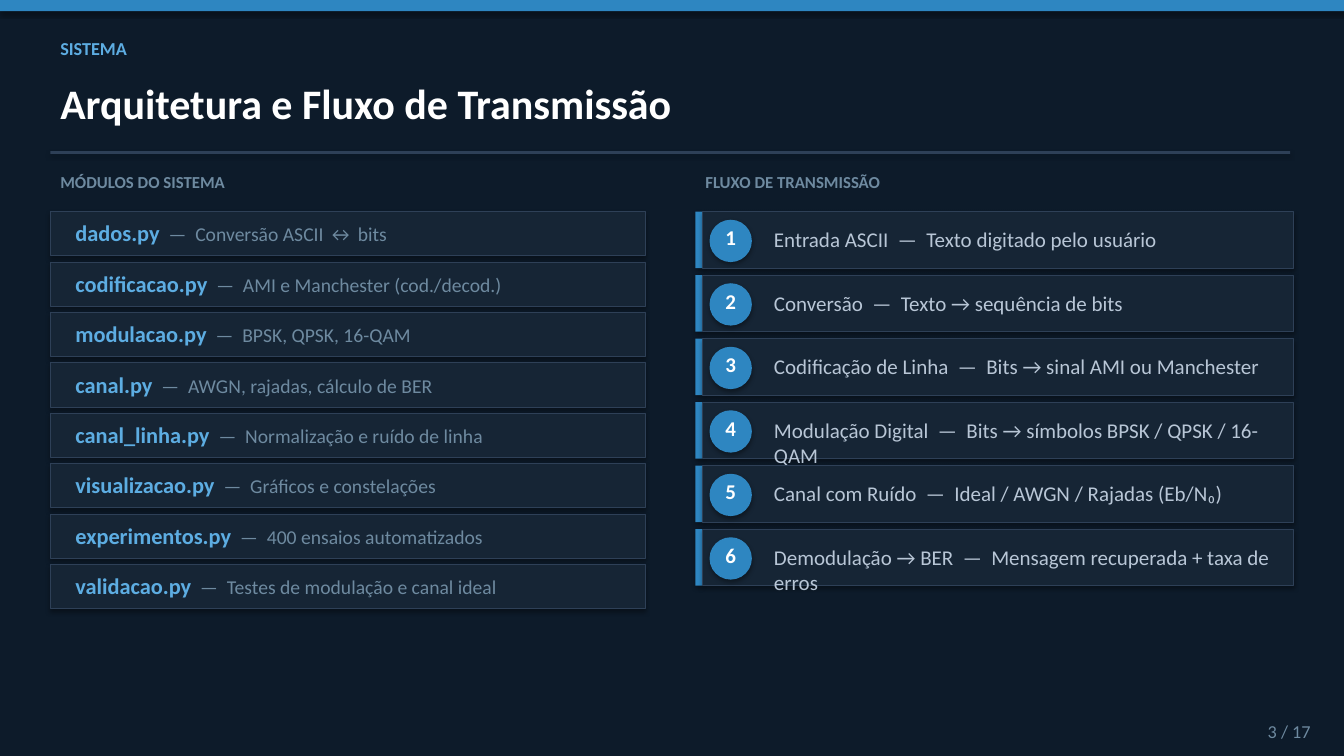
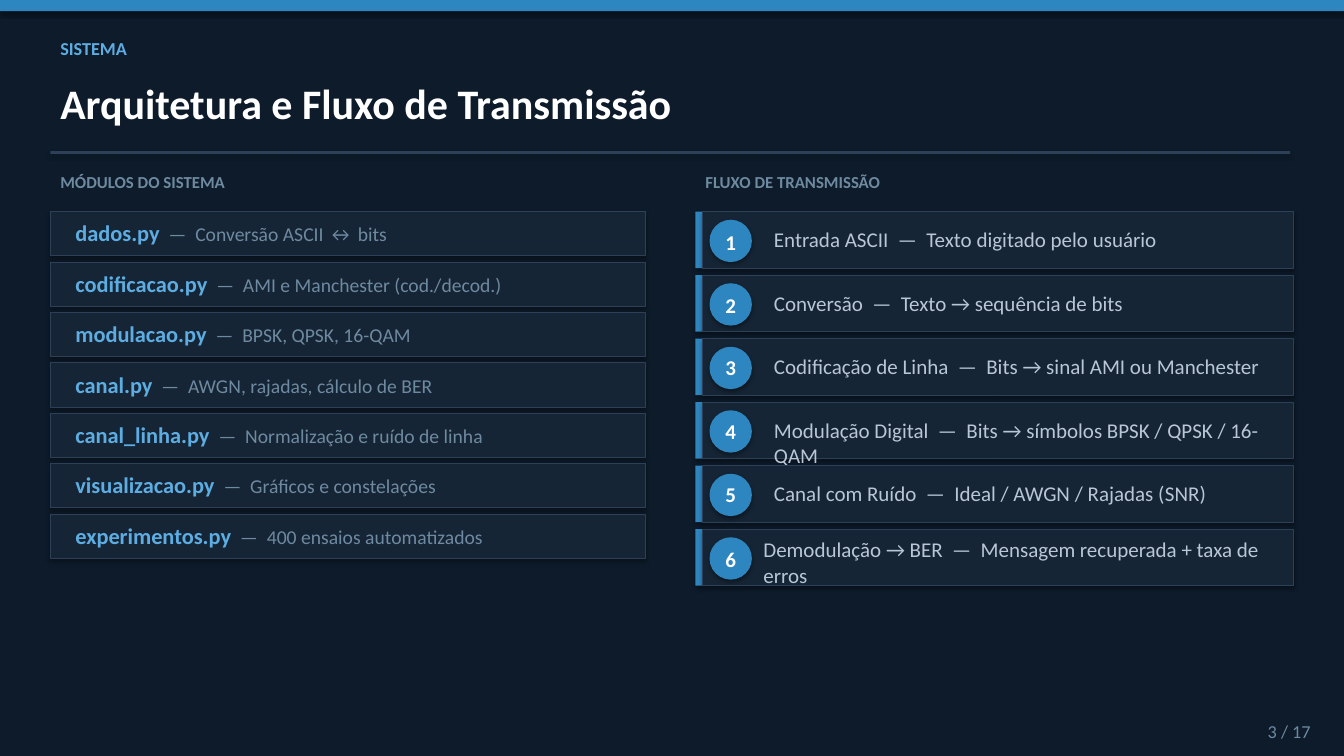
Before and after one commit to T10SAM/Simulador-de-Transmissao-Digital, a slide deck: slide 3 of Apresentação.pptx. Drawn at 1344x756 pixels with LibreOffice and Linux fonts; fonts in the diff are those of the drawing. Boxes give left, top, right and bottom in pixels: in the first picture for what was removed or moved away, otherwise in the second. Text is boxed around its words. In the diff, an @@ line names an element or a change of style, - is before the commit and + after.

```diff
--- a/Apresentação.pptx
+++ b/Apresentação.pptx
@@ text at (774, 486, 1206, 505): text changed @@
-Canal com Ruído — Ideal / AWGN / Rajadas (Eb/N₀)
+Canal com Ruído — Ideal / AWGN / Rajadas (SNR)
@@ text "Demodulação → BER — Mensagem ...": place and size @@
-text "Demodulação → BER — Mensagem ..." at (774, 550, 1268, 590)
+text "Demodulação → BER — Mensagem ..." at (763, 542, 1258, 583)
@@ rectangle removed at (50, 565, 645, 609) @@
@@ 3 texts: place and size @@
-3 texts at (725, 231, 736, 563)
+3 texts at (725, 236, 736, 567)
@@ text removed at (75, 578, 496, 598) @@
-validacao.py — Testes de modulação e canal ideal
```
Also in this commit, not shown: 9 other slides changed, 14 other files.
